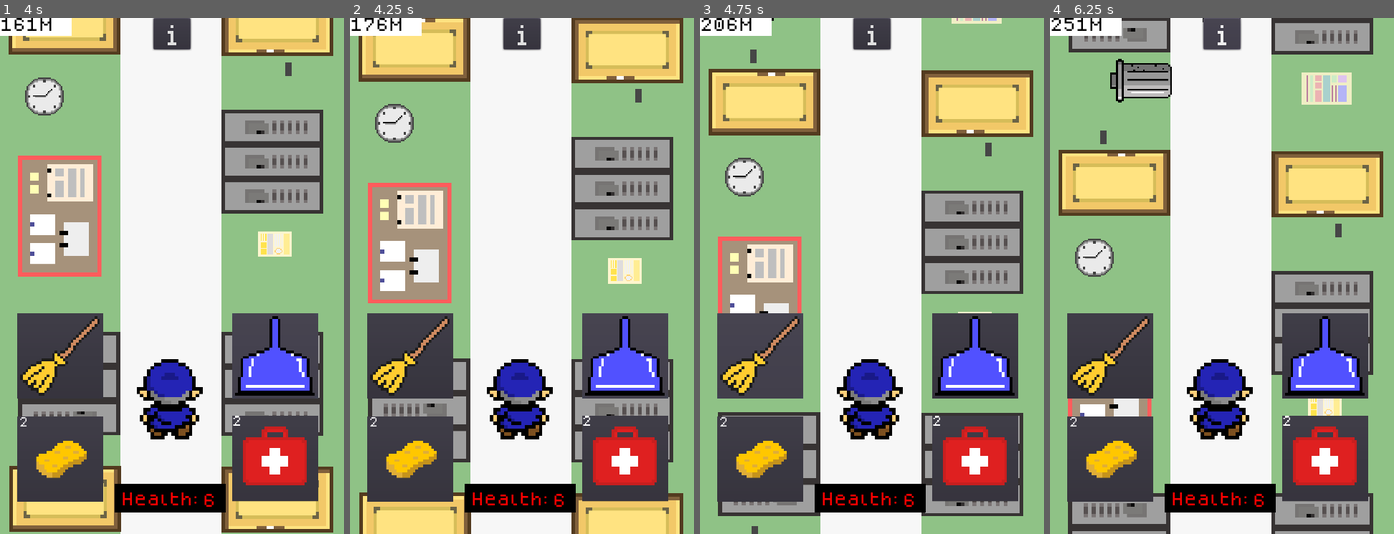
Above: before the commit, frames 1-4 (left to right).
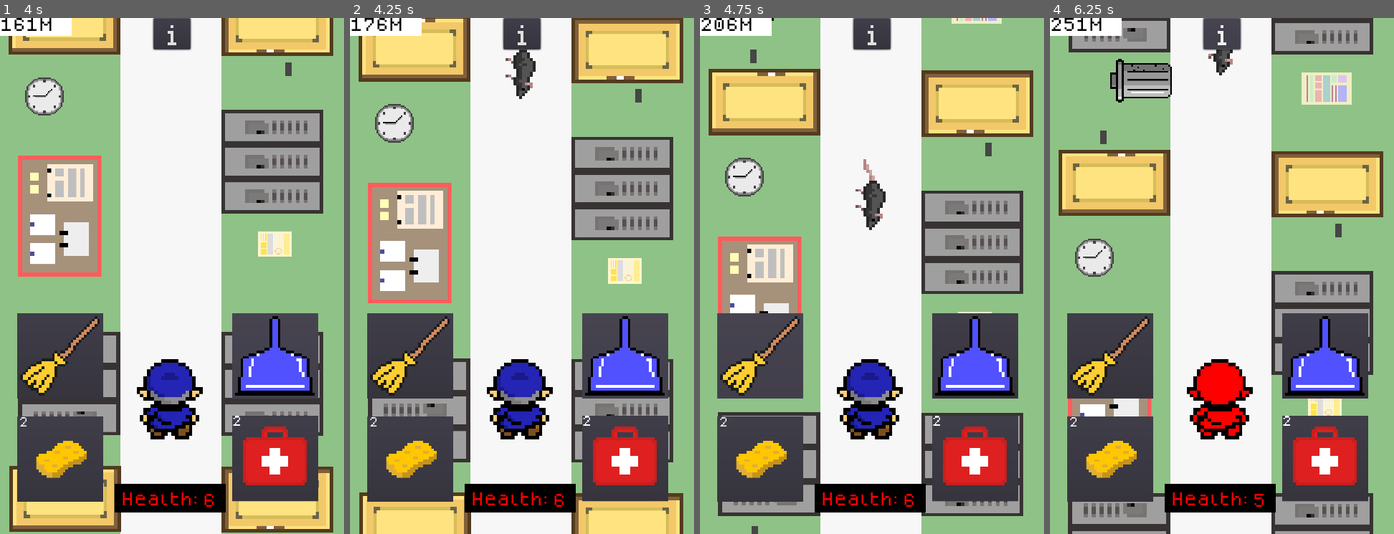
Above: after the commit, the same moments.

Repository: TheBroham7/Project-Sweep
Game: Godot game, scene res://scenes/title_screen.tscn
Two runs of this game, one before a commit and one after it. Both use one fixed random seed, a clock stepped at 60 frames per second and the inputs below.
Inputs (mouse positions are in pixels of both pictures, inside the frame that each line leads up to):
- Up to frame 1 (4 s): click "Click to Start" at 0.5 s; click "NEW GAME" at 1.25 s; click (275, 456) at 2 s; click (58, 456) at 2.75 s; click (275, 353) at 3.5 s
- Up to frame 2 (4.25 s): no input
- Up to frame 3 (4.75 s): click (758, 353) at 4.25 s
- Up to frame 4 (6.25 s): click "i" at 5 s; click "i" at 5.75 s

Frame 1 is identical in both runs. In frame 2, 0.5% of the frame differs, in the area x 45-54%, y 6-16%; in frame 3, 0.5%; in frame 4, 1.5%, in the area x 40-63%, y 0-95%.
Error before the commit: Parse Error: The identifier "ratpushback" isn't declared in the current scope. (res://scripts/Rat.gd:14)

Commit message:
dustpan push back

Diff:
--- a/scripts/Rat.gd
+++ b/scripts/Rat.gd
@@ -11,8 +11,8 @@
 func _process(delta):
 	if pushback == false:
 		global_position += velocity * delta
-	elif ratpushback == true:
-		queue_free()
+	#elif pushback == true:
+		#queue_free()
 	elif pushback == true:
 		$PushBackTimer.start()
 		global_position -= velocity*delta
--- a/scripts/player.gd
+++ b/scripts/player.gd
@@ -20,7 +20,8 @@
 	$Animation.play()
 func _on_Player_body_entered(body):
 	if current_action == 'walk':
-		body.pushback = true
+		body.queue_free()
+		#body.pushback = true
 		#$ratPushBackTimer.start()
 		#body.velocity -= Vector2(0.0, rat_push_back)
 		#$_on_ratPushBackTimer_timeout(body)
@@ -40,6 +41,7 @@
 		$EnemyDied.play()
 		body.queue_free()
 	elif current_action == 'block':
+		body.pushback = true
 		if boss_is_spawned == true:
 			body.queue_free()
 
